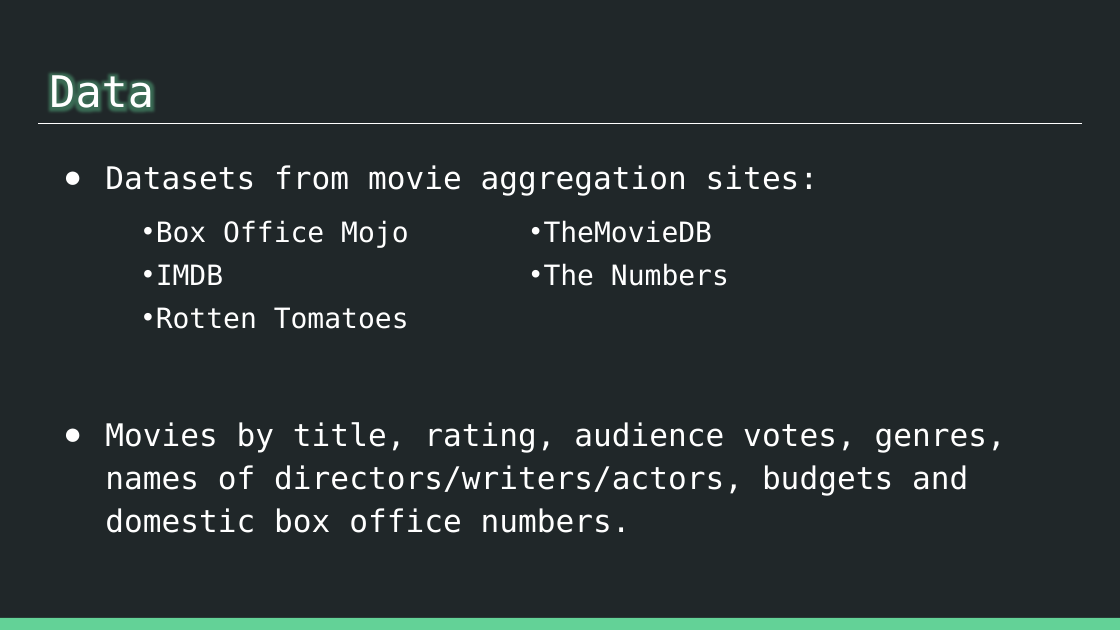
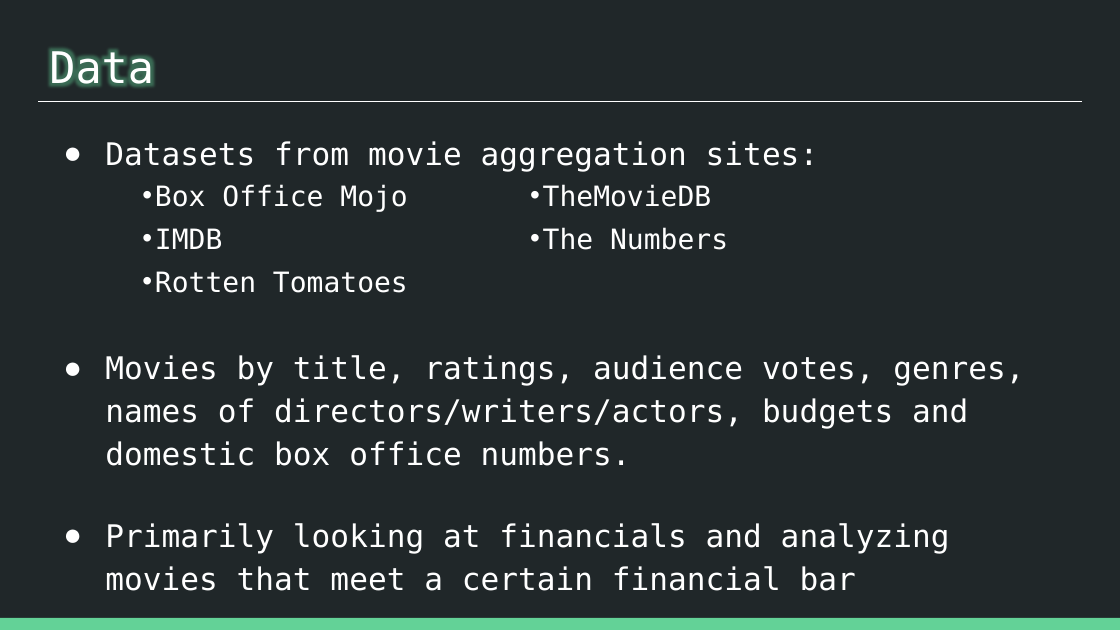
Before and after one commit to patrick-anastasio/Flatiron_DSC-Phase1_Project, a slide deck: slide 5 of Slide Deck.pptx. Drawn at 1120x630 pixels with LibreOffice and Linux fonts; fonts in the diff are those of the drawing. Boxes give left, top, right and bottom in pixels: in the first picture for what was removed or moved away, otherwise in the second. Text is boxed around its words. In the diff, an @@ line names an element or a change of style, - is before the commit and + after.

Commit message:
edited slide deck

```diff
--- a/Slide Deck.pptx
+++ b/Slide Deck.pptx
@@ title "Data": place and size @@
-title "Data" at [49, 72, 154, 117]
+title "Data" at [49, 48, 154, 93]
@@ text "Datasets from movie aggregation sites:": place and size @@
-text "Datasets from movie aggregation sites:" at [105, 165, 1006, 533]
+text "Datasets from movie aggregation sites:" at [105, 141, 1024, 591]
@@ line moved from (38, 123) - (1082, 123) to (38, 102) - (1082, 102) @@
@@ text "Box Office Mojo" rewrapped from [156, 220, 631, 533] to [155, 184, 631, 466] @@
@@ text at [105, 355, 1024, 591]: text changed @@
-● Movies by title, rating, audience votes, genres, names of directors/writers/actors, budgets and domestic box office numbers.
+● Movies by title, ratings, audience votes, genres, names of directors/writers/actors, budgets and domestic box office numbers.
+● Primarily looking at financials and analyzing movies that meet a certain financial bar
```
Also in this commit, not shown: 6 other slides changed, 2 other files.
